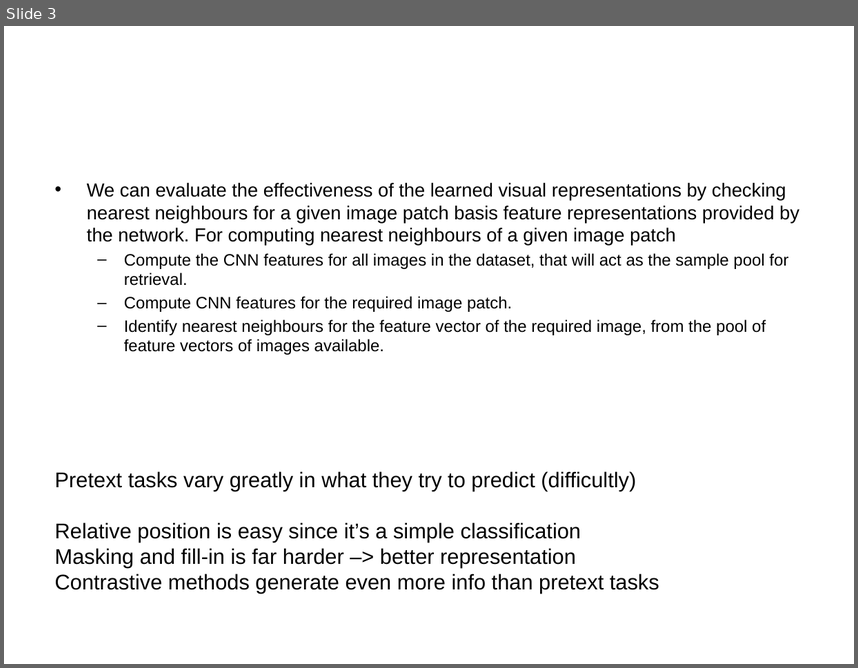
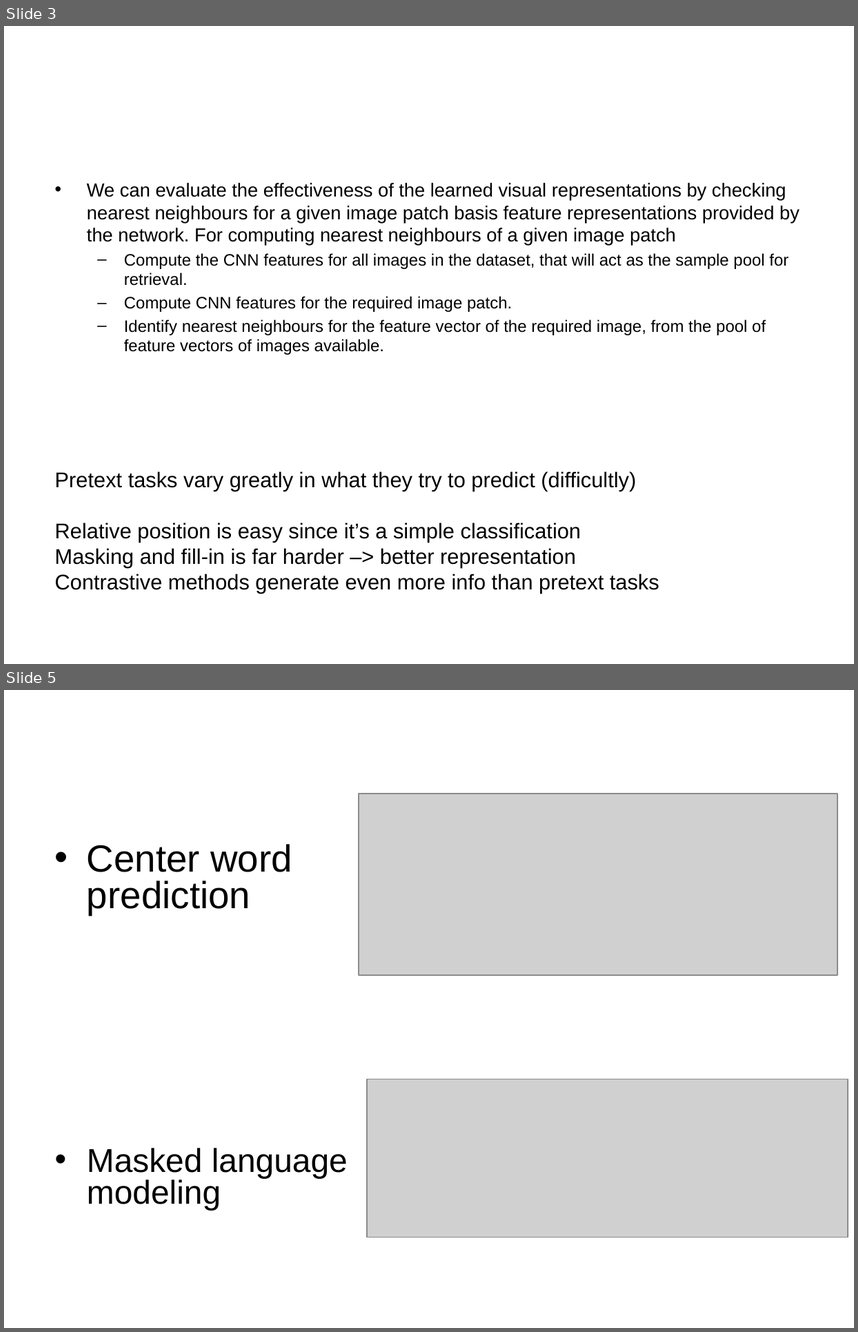
Before and after one commit to VarunBohara/Mini-Project-Documents, a slide deck: SSl2.pptx. Shown one above the other, each under a label of ours: slide 3 before the commit, slides 3 and 5 after it; the slides between them are not shown. The pictures are 858x668 and 858x1332 pixels, drawn with LibreOffice and Linux fonts; fonts in the diff are those of the drawing; grey boxes stand for pictures. Boxes give left, top, right and bottom in pixels: in the first picture for what was removed or moved away, otherwise in the second. Text is boxed around its words. In the diff, an @@ line names an element or a change of style, - is before the commit and + after.

```diff
--- a/SSl2.pptx
+++ b/SSl2.pptx
@@ slide 5 added at box(4, 690, 854, 1328), background #FFFFFF @@
@@ picture added at box(359, 793, 837, 975) @@
@@ text added at box(87, 844, 348, 1210), 28 pt, text #000000 @@
+• Center word prediction
+• Masked language modeling
@@ picture added at box(367, 1078, 848, 1236) @@
```
Also in this commit, not shown: 1 other slide added.
